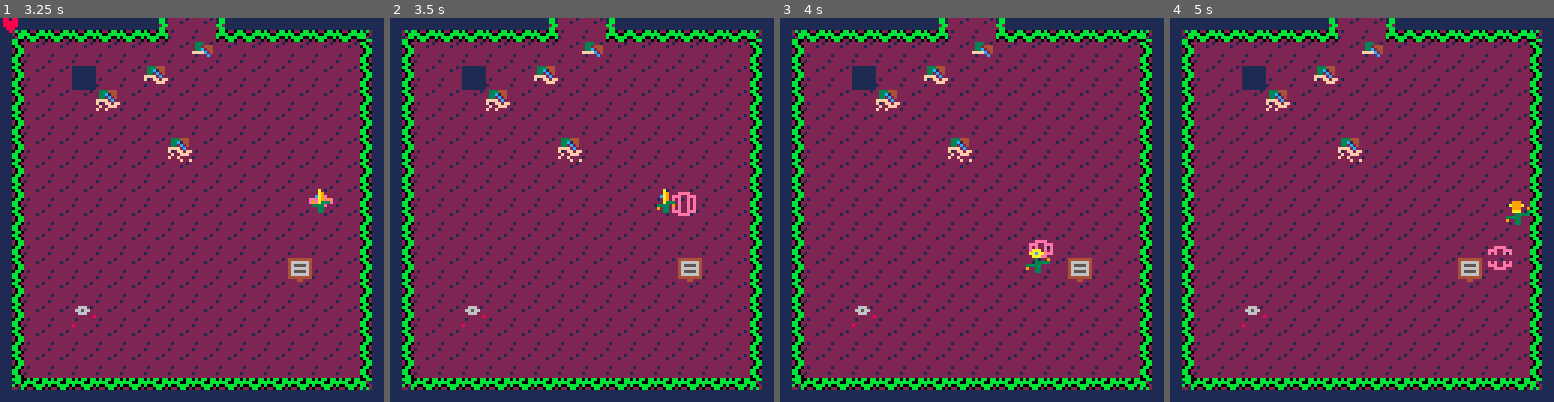
Above: before the commit, frames 1-4 (left to right).
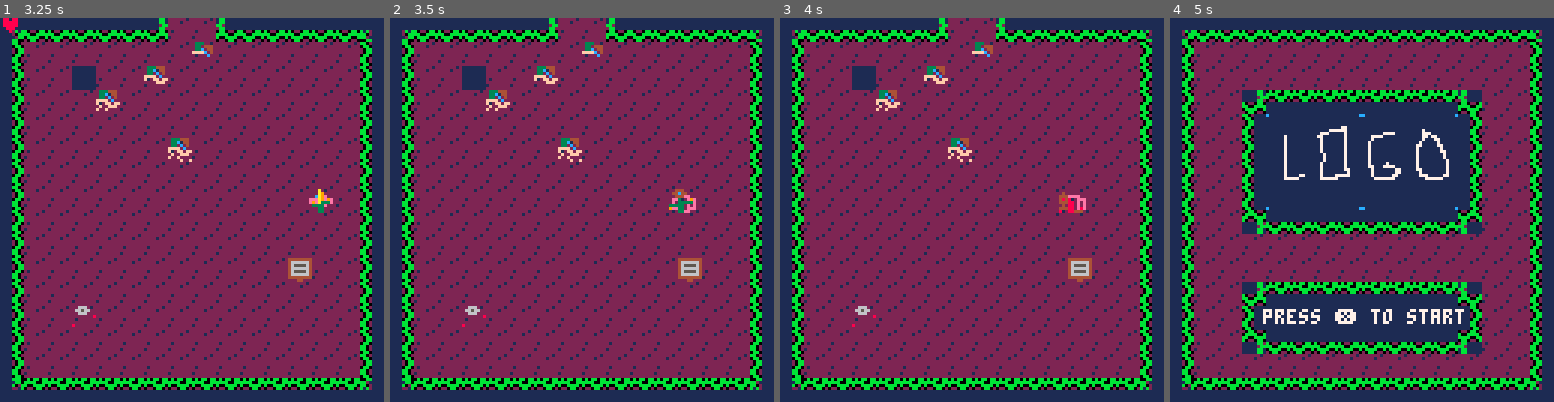
Above: after the commit, the same moments.

Repository: acwright/PICO-8
Game: PICO-8 cartridge ldjam/ldjam.p8
Same seed, same stepped clock (60 frames per second), same inputs: the game is played once before the commit and once after it.
Inputs:
- Up to frame 1 (3.25 s): tap X (X key) at 0.33, 1.07, 1.85, 2.97 s; tap O (Z key) at 0.7, 1.7, 2.1, 2.5, 2.9 s; hold Right 1.6-2.1 s; hold Up 2.15-2.42 s; hold Right 2.47-3.03 s; hold Left from 3.08 s (still down)
- Up to frame 2 (3.5 s): keep holding Left; tap O (Z key) at 3.3 s
- Up to frame 3 (4 s): release Left at 3.58 s; hold Down 3.63-3.97 s; tap O (Z key) at 3.7 s
- Up to frame 4 (5 s): hold Right 4.02-4.68 s; tap X (X key) at 4.08 s; tap O (Z key) at 4.1, 4.5, 4.9 s; hold Up from 4.73 s (still down)

Frame 1 is identical in both runs. In frame 2, 0.4% of the frame differs, in the area x 69-80%, y 44-52%; in frame 3, 0.6%; in frame 4, 35%, in the area x 18-94%, y 0-88%.

Commit message:
player dying animation, also blocks room item updates

Diff:
--- a/ldjam/ldjam.p8
+++ b/ldjam/ldjam.p8
@@ -237,198 +237,207 @@
 		collectables=0,
 		holding={left=0,right=0,up=0,down=0},
 		update=function(self)
-
 			--death
-			-- if self.health<=0 then
-			-- 	if self.o_sprite==44 then
-			-- 		self.frame+=1
-			-- 	else
-			-- 		self.o_sprite=44
-			-- 		self.frame=0
-			-- 	end
-			-- 	return
-			-- end
-
-			local lx=self.x
-			local ly=self.y
-
-			--left
-			if btn(0) then
-				self.x-=self.v
-				self.holding.left+=1
+			if self.health<=0 then
+				if self.o_sprite==44 then
+					if self.sprite<47 then
+						if self.timer<=0 then
+							self.sprite+=1 self.timer=11
+							if (self.sprite==47) self.timer=30
+						end
+					else
+						if (self.timer<=0) init_menu()
+					end
+					self.timer-=1
+				else
+					self.o_sprite=44
+					self.sprite=44
+					self.frame=0
+					self.timer=timer
+				end
 			else
-				--no longer holding
-				self.holding.left=0
-			end
-			--right
-			if btn(1) then
-				self.x+=self.v
-				self.holding.right+=1
-			else
-				--no longer holding
-				self.holding.right=0
-			end
-
-			if (mhit(room.mapn,self,1) or hit(self,1)) self.x=lx
-
-			--up
-			if btn(2) then
-				self.y-=self.v
-				self.holding.up+=1
-			else
+
+				local lx=self.x
+				local ly=self.y
+
+				--left
+				if btn(0) then
+					self.x-=self.v
+					self.holding.left+=1
+				else
 					--no longer holding
-					self.holding.up=0
-			end
-			--down
-			if btn(3) then
-				self.y+=self.v
-				self.holding.down+=1
-			else
-				--no longer holding
-				self.holding.down=0
-			end
-
-			if (mhit(room.mapn,self,1) or hit(self,1)) self.y=ly
-
-
-
-			--longest held direction
-			if (self.holding.left>self.holding.right) and (self.holding.left>self.holding.up) and (self.holding.left>self.holding.down) then
-				--left
-				self.o_sprite=40
-				self.flip_x=false
-			elseif (self.holding.right>self.holding.up) and (self.holding.right>self.holding.down) then
+					self.holding.left=0
+				end
 				--right
-				self.o_sprite=40
-				self.flip_x=true
-			elseif (self.holding.up>self.holding.down) then
+				if btn(1) then
+					self.x+=self.v
+					self.holding.right+=1
+				else
+					--no longer holding
+					self.holding.right=0
+				end
+
+				if (mhit(room.mapn,self,1) or hit(self,1)) self.x=lx
+
 				--up
-				self.o_sprite=28
-				self.flip_y=false
-			elseif (self.holding.down>0) then
-				--updown
-				self.o_sprite=24
-				self.flip_y=false
-			end
-			--lock movement after elevator
-			if self.locked then
-				self.x=lx
-				self.y=ly
-				self.o_sprite=24
-				if (self.holding.left==0 and self.holding.right==0 and self.holding.up==0 and self.holding.down==0) self.locked=false
-			end
-			-- sprite_timer
-			if (self.sprite_timer<=0) self.sprite_timer=timer self.sprite_frame+=1
-			self.sprite_timer-=1
-			--sprite_frame
-			if (self.sprite_frame>3) self.sprite_frame=0
-			self.sprite=self.o_sprite+self.sprite_frame
-
-			--effects
-			--switch
-			if (hit(self,2)) room:unlock()
-			--pickup
-			local pickup=hit(self,4)
-			if pickup then
-				if (pickup.powerup) self.level+=1 self.energy+=1 self.max_energy+=1
-				if (pickup.collectable) self.collectables+=1
-				del(room.items,pickup)
-			end
-			--heal
-			if (hit(self,6) and self.health<=4) self.health=4
-			--elevator
-			local el=hit(self,7)
-			if el then
-				room=rooms[el.room+1]
-				self.locked=true
-				if el.v>0 then
-					self.x=76
+				if btn(2) then
+					self.y-=self.v
+					self.holding.up+=1
 				else
-					self.x=44
-				end
-				self.y+=2
-			end
-			--objective
-			if hit(self,5) then
-				if (self.collectables==4) init_credits()
-			end
-
-			--rooms
-			if self.x<-8 then
-				local next_dir=room.dirs[1]
-				if next_dir then
-					room=rooms[next_dir+1]
-					self.x=128
+						--no longer holding
+						self.holding.up=0
+				end
+				--down
+				if btn(3) then
+					self.y+=self.v
+					self.holding.down+=1
 				else
-					self.x=0
-				end
-			end
-			if self.x>128 then
-				local next_dir=room.dirs[2]
-				if next_dir then
-					room=rooms[next_dir+1]
-					self.x=-8
-				else
-					self.x=120
-				end
-			end
-			if self.y<-8 then
-				local next_dir=room.dirs[3]
-				if next_dir then
-					room=rooms[next_dir+1]
-					self.y=120
-				else
-					self.y=0
-				end
-			end
-			if self.y>128 then
-				local next_dir=room.dirs[4]
-				if next_dir then
-
-					room=rooms[next_dir+1]
-					self.y=-8
-				else
-					self.y=120
-				end
-			end
-			--actions
-			--secondary
-			if btnp(4) then
-				if self.level>2 and self.energy>=3 then
-					add(room.items,init_wave(self.x,self.y,1,0,self.level*5))
-					add(room.items,init_wave(self.x,self.y,-1,0,self.level*5))
-					add(room.items,init_wave(self.x,self.y,0,1,self.level*5))
-					add(room.items,init_wave(self.x,self.y,0,-1,self.level*5))
-					self.energy-=3
-				end
-			end
-			--primary
-			if btnp(5) then
-				if (self.energy<1) return
-				local v_x=0
-				local v_y=0
-				if self.o_sprite==24 then
-					v_y=1
-				elseif self.o_sprite==28 then
-					v_y=-1
-				elseif(self.o_sprite==40 and self.flip_x == false) then
-					v_x=-1
-				else
-					v_x=1
-				end
-
-				local wave=init_wave(self.x,self.y,v_x,v_y,self.level*5)
-				add(room.items,wave)
-				self.energy-=1
-			end
-			--damage
-			if (hit(self,0) and self.health_lock==0) self.health-=1 self.health_lock=health_lock
-			if (self.health_lock>0) self.health_lock-=1
-
-			--energy
-			if self.energy<self.max_energy then
-				self.rest+=1
-				if (self.rest==self.rest_period) self.energy+=1 self.rest=0
+					--no longer holding
+					self.holding.down=0
+				end
+
+				if (mhit(room.mapn,self,1) or hit(self,1)) self.y=ly
+
+
+
+				--longest held direction
+				if (self.holding.left>self.holding.right) and (self.holding.left>self.holding.up) and (self.holding.left>self.holding.down) then
+					--left
+					self.o_sprite=40
+					self.flip_x=false
+				elseif (self.holding.right>self.holding.up) and (self.holding.right>self.holding.down) then
+					--right
+					self.o_sprite=40
+					self.flip_x=true
+				elseif (self.holding.up>self.holding.down) then
+					--up
+					self.o_sprite=28
+					self.flip_y=false
+				elseif (self.holding.down>0) then
+					--updown
+					self.o_sprite=24
+					self.flip_y=false
+				end
+				--lock movement after elevator
+				if self.locked then
+					self.x=lx
+					self.y=ly
+					self.o_sprite=24
+					if (self.holding.left==0 and self.holding.right==0 and self.holding.up==0 and self.holding.down==0) self.locked=false
+				end
+				-- sprite_timer
+				if (self.sprite_timer<=0) self.sprite_timer=timer self.sprite_frame+=1
+				self.sprite_timer-=1
+				--sprite_frame
+				if (self.sprite_frame>3) self.sprite_frame=0
+				self.sprite=self.o_sprite+self.sprite_frame
+
+				--effects
+				--switch
+				if (hit(self,2)) room:unlock()
+				--pickup
+				local pickup=hit(self,4)
+				if pickup then
+					if (pickup.powerup) self.level+=1 self.energy+=1 self.max_energy+=1
+					if (pickup.collectable) self.collectables+=1
+					del(room.items,pickup)
+				end
+				--heal
+				if (hit(self,6) and self.health<=4) self.health=4
+				--elevator
+				local el=hit(self,7)
+				if el then
+					room=rooms[el.room+1]
+					self.locked=true
+					if el.v>0 then
+						self.x=76
+					else
+						self.x=44
+					end
+					self.y+=2
+				end
+				--objective
+				if hit(self,5) then
+					if (self.collectables==4) init_credits()
+				end
+
+				--rooms
+				if self.x<-8 then
+					local next_dir=room.dirs[1]
+					if next_dir then
+						room=rooms[next_dir+1]
+						self.x=128
+					else
+						self.x=0
+					end
+				end
+				if self.x>128 then
+					local next_dir=room.dirs[2]
+					if next_dir then
+						room=rooms[next_dir+1]
+						self.x=-8
+					else
+						self.x=120
+					end
+				end
+				if self.y<-8 then
+					local next_dir=room.dirs[3]
+					if next_dir then
+						room=rooms[next_dir+1]
+						self.y=120
+					else
+						self.y=0
+					end
+				end
+				if self.y>128 then
+					local next_dir=room.dirs[4]
+					if next_dir then
+
+						room=rooms[next_dir+1]
+						self.y=-8
+					else
+						self.y=120
+					end
+				end
+				--actions
+				--secondary
+				if btnp(4) then
+					if self.level>2 and self.energy>=3 then
+						add(room.items,init_wave(self.x,self.y,1,0,self.level*5))
+						add(room.items,init_wave(self.x,self.y,-1,0,self.level*5))
+						add(room.items,init_wave(self.x,self.y,0,1,self.level*5))
+						add(room.items,init_wave(self.x,self.y,0,-1,self.level*5))
+						self.energy-=3
+					end
+				end
+				--primary
+				if btnp(5) then
+					if (self.energy<1) return
+					local v_x=0
+					local v_y=0
+					if self.o_sprite==24 then
+						v_y=1
+					elseif self.o_sprite==28 then
+						v_y=-1
+					elseif(self.o_sprite==40 and self.flip_x == false) then
+						v_x=-1
+					else
+						v_x=1
+					end
+
+					local wave=init_wave(self.x,self.y,v_x,v_y,self.level*5)
+					add(room.items,wave)
+					self.energy-=1
+				end
+				--damage
+				if (hit(self,0) and self.health_lock==0) self.health-=1 self.health_lock=health_lock
+				if (self.health_lock>0) self.health_lock-=1
+
+				--energy
+				if self.energy<self.max_energy then
+					self.rest+=1
+					if (self.rest==self.rest_period) self.energy+=1 self.rest=0
+				end
 			end
 		end,
 		draw=function(self)
@@ -695,6 +704,7 @@
 			end
 		end,
 		update=function(self)
+			if (player.health<=0) return
 			for item in all(self.items) do
 				item:update()
 			end
